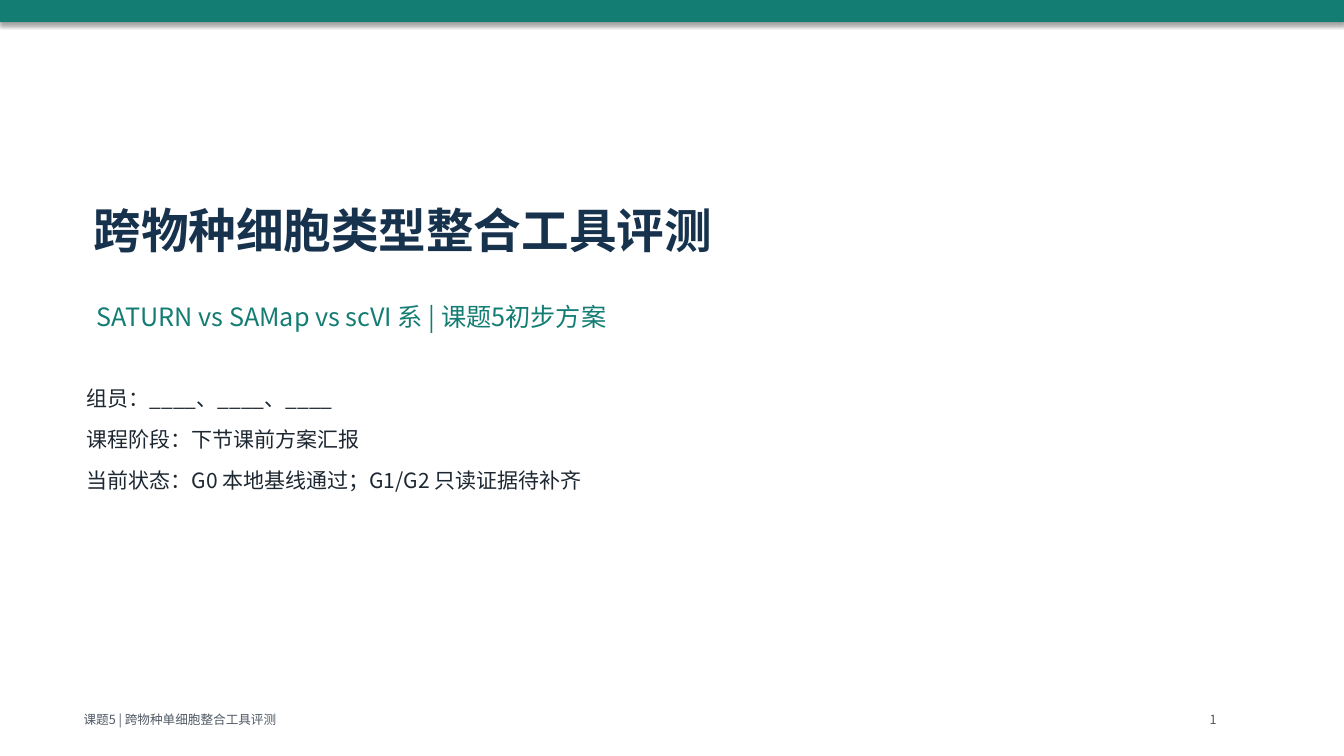
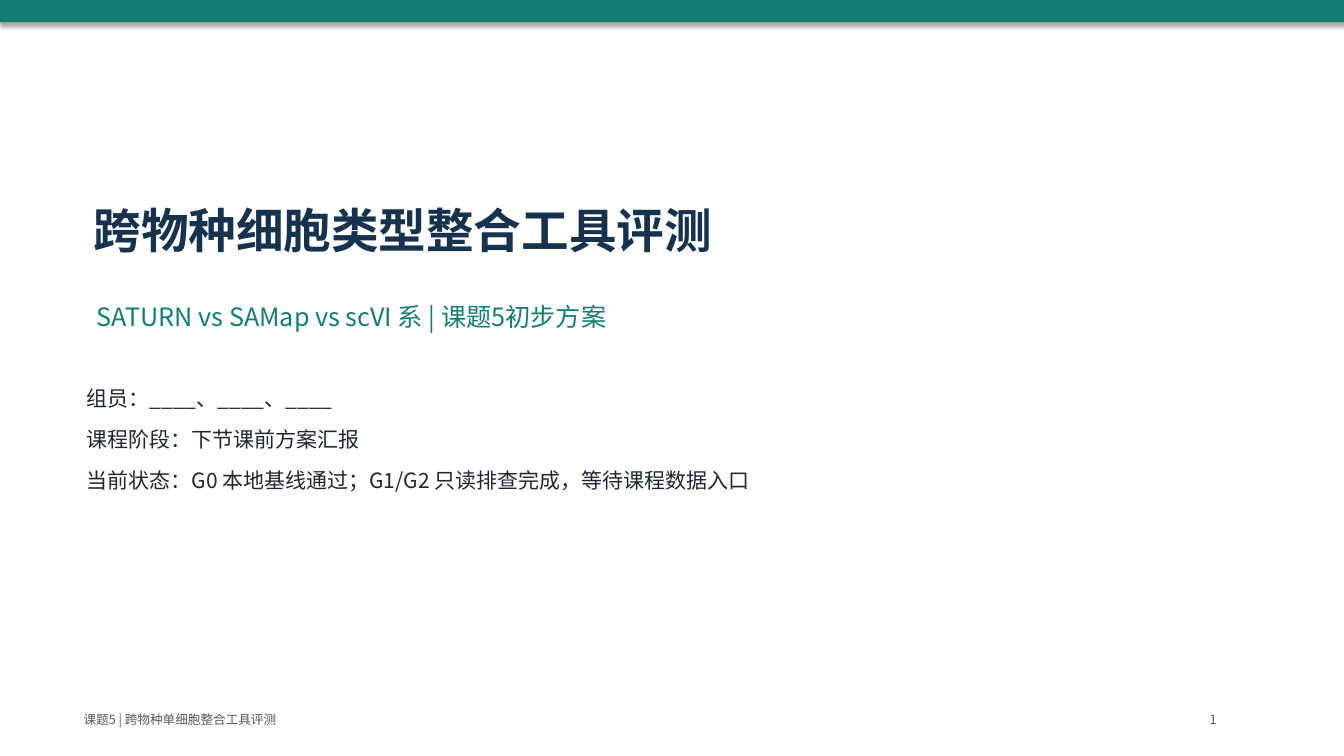
Before and after one commit to bernis-web/course5-prep, a slide deck: slide 1 of deliverables/course5-monday-presentation.pptx. Drawn at 1344x756 pixels with LibreOffice and Linux fonts; fonts in the diff are those of the drawing. Boxes give left, top, right and bottom in pixels: in the first picture for what was removed or moved away, otherwise in the second. Text is boxed around its words. In the diff, an @@ line names an element or a change of style, - is before the commit and + after.

```diff
--- a/deliverables/course5-monday-presentation.pptx
+++ b/deliverables/course5-monday-presentation.pptx
@@ text at (x1=87, y1=470, x2=750, y2=492): text changed @@
-当前状态：G0 本地基线通过；G1/G2 只读证据待补齐
+当前状态：G0 本地基线通过；G1/G2 只读排查完成，等待课程数据入口
```
Also in this commit, not shown: 4 other slides changed, 2 other files.
